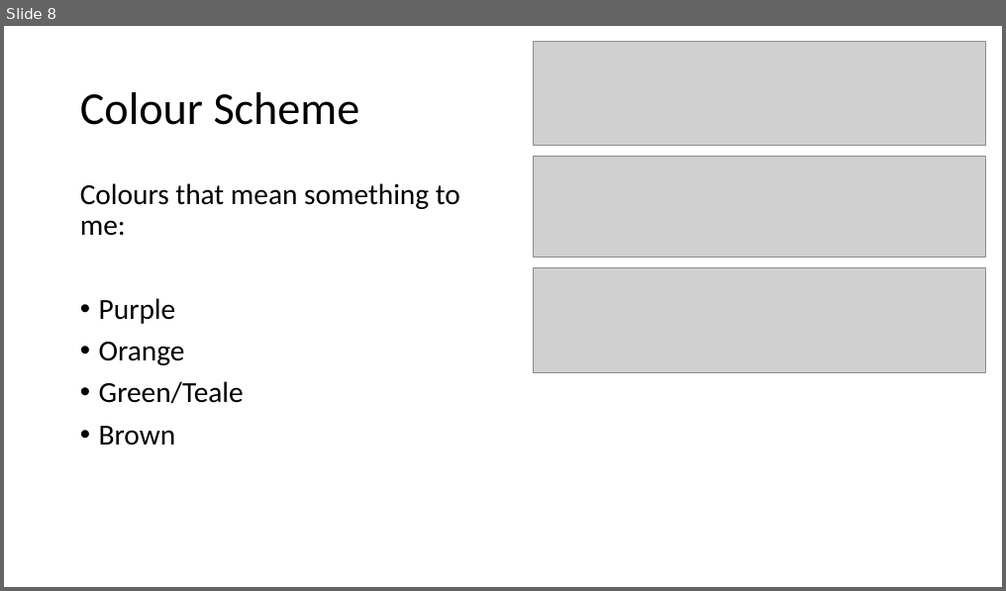
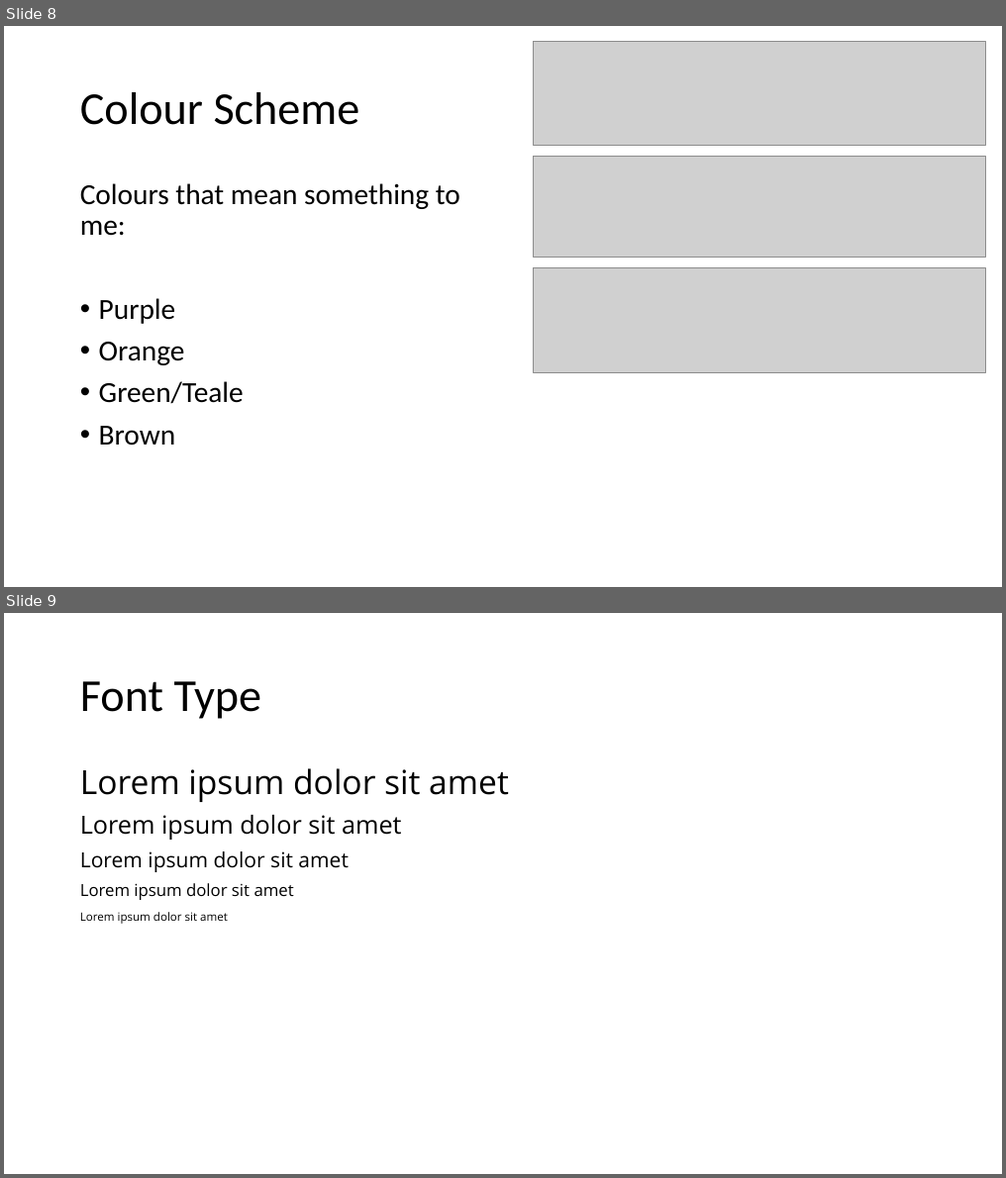
Before and after one commit to RandumbFluke/Design_Enterprise, a slide deck: CV/CV Planning.pptx. Shown one above the other, each under a label of ours: slide 8 before the commit, slides 8 and 9 after it. The pictures are 1006x591 and 1006x1178 pixels, drawn with LibreOffice and Linux fonts; fonts in the diff are those of the drawing; grey boxes stand for pictures. Boxes give left, top, right and bottom in pixels: in the first picture for what was removed or moved away, otherwise in the second. Text is boxed around its words. In the diff, an @@ line names an element or a change of style, - is before the commit and + after.

```diff
--- a/CV/CV Planning.pptx
+++ b/CV/CV Planning.pptx
@@ slide 9 added at <box>4,613,1002,1174</box>, background #FFFFFF @@
@@ title added at <box>80,681,262,719</box>, 44 pt, text #000000 @@
+Font Type
@@ text added at <box>80,768,509,924</box>, 32 pt, text #000000 @@
+Lorem ipsum dolor sit amet
+Lorem ipsum dolor sit amet
+Lorem ipsum dolor sit amet
+Lorem ipsum dolor sit amet
+Lorem ipsum dolor sit amet
```
Also in this commit, not shown: 1 other slide added.
